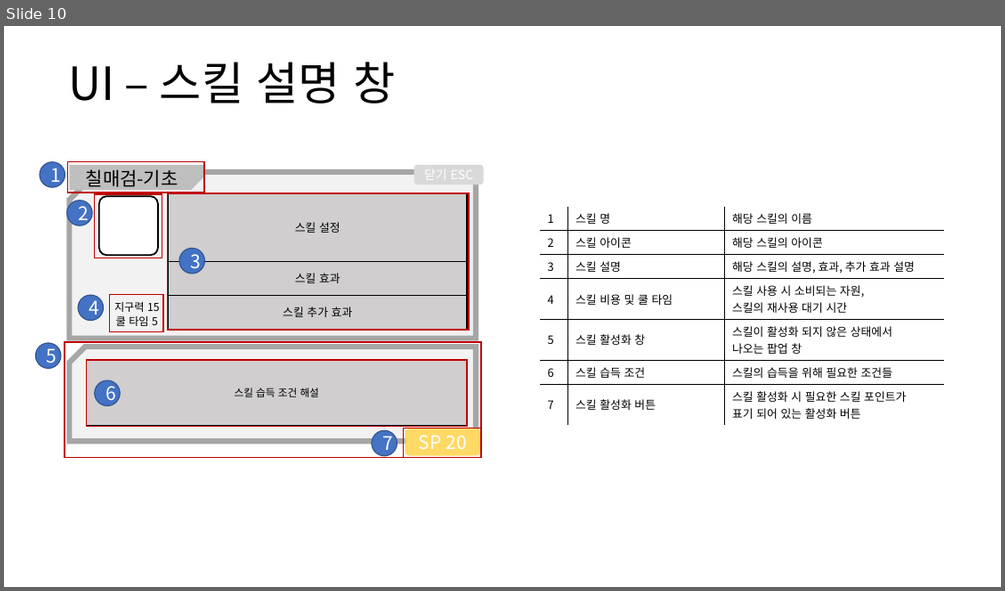
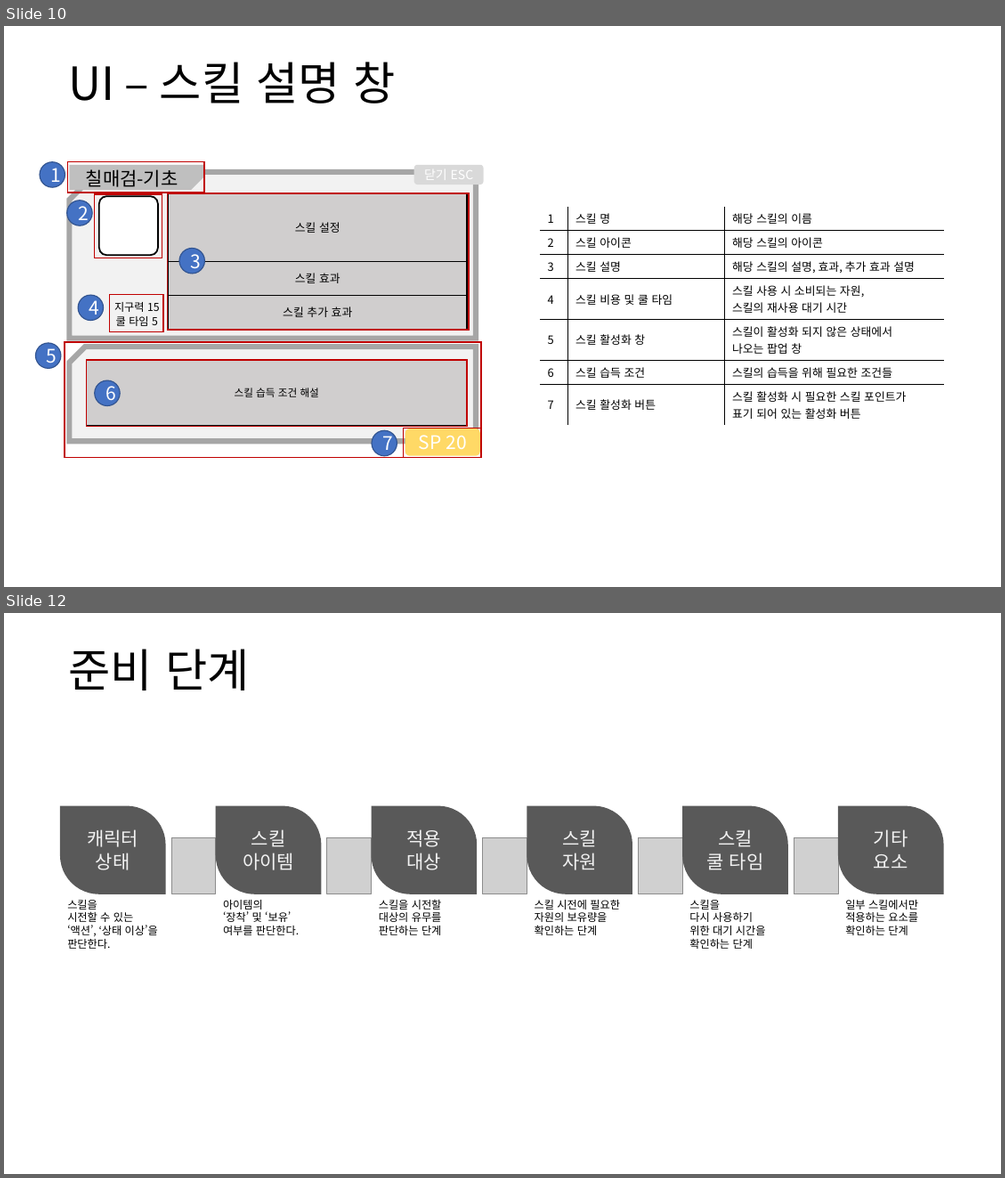
Before and after one commit to yjk0401/unityenginebasic_9th, a slide deck: 기획/방랑엽사전/스킬 시스템 기획서.pptx. Shown one above the other, each under a label of ours: slide 10 before the commit, slides 10 and 12 after it; the slides between them are not shown. The pictures are 1005x591 and 1005x1178 pixels, drawn with LibreOffice and Linux fonts; fonts in the diff are those of the drawing; grey boxes stand for pictures. Boxes give left, top, right and bottom in pixels: in the first picture for what was removed or moved away, otherwise in the second. Text is boxed around its words. In the diff, an @@ line names an element or a change of style, - is before the commit and + after.

```diff
--- a/기획/방랑엽사전/스킬 시스템 기획서.pptx
+++ b/기획/방랑엽사전/스킬 시스템 기획서.pptx
@@ slide 12 added at bbox=[4, 613, 1001, 1174], background #FFFFFF @@
@@ text added at bbox=[68, 649, 249, 690], 44 pt, text #000000 @@
+준비 단계
@@ round diag rect added at bbox=[60, 806, 165, 894], fill #595959, 18 pt, text #F2F2F2 @@
+캐릭터
+상태
@@ round diag rect added at bbox=[216, 806, 321, 894], fill #595959, 18 pt, text #F2F2F2 @@
+스킬
+아이템
@@ round diag rect added at bbox=[372, 806, 477, 894], fill #595959, 18 pt, text #F2F2F2 @@
+적용
+대상
@@ round diag rect added at bbox=[526, 806, 632, 894], fill #595959, 18 pt, text #F2F2F2 @@
+스킬
+자원
@@ round diag rect added at bbox=[682, 806, 788, 894], fill #595959, 18 pt, text #F2F2F2 @@
+스킬
+쿨 타임
@@ round diag rect added at bbox=[839, 806, 944, 894], fill #595959, 18 pt, text #F2F2F2 @@
+기타
+요소
@@ picture added at bbox=[171, 838, 216, 894] @@
@@ picture added at bbox=[327, 838, 372, 894] @@
@@ picture added at bbox=[483, 838, 526, 894] @@
@@ picture added at bbox=[638, 838, 682, 894] @@
@@ picture added at bbox=[793, 838, 838, 894] @@
@@ text added at bbox=[67, 900, 158, 949], 10.5 pt, text #000000 @@
+스킬을
+시전할 수 있는
+‘액션’, ‘상태 이상’을
+판단한다.
@@ text added at bbox=[223, 900, 299, 935], 10.5 pt, text #000000 @@
+아이템의
+‘장착’ 및 ‘보유’
+여부를 판단한다.
@@ text added at bbox=[379, 900, 442, 935], 10.5 pt, text #000000 @@
+스킬을 시전할
+대상의 유무를
+판단하는 단계
@@ text added at bbox=[534, 900, 620, 935], 10.5 pt, text #000000 @@
+스킬 시전에 필요한 자원의 보유량을
+확인하는 단계
@@ text added at bbox=[689, 900, 766, 949], 10.5 pt, text #000000 @@
+스킬을
+다시 사용하기
+위한 대기 시간을
+확인하는 단계
@@ text added at bbox=[845, 900, 918, 935], 10.5 pt, text #000000 @@
+일부 스킬에서만 적용하는 요소를
+확인하는 단계
```
Also in this commit, not shown: 2 slides changed, 13 other slides added, 11 other files.
